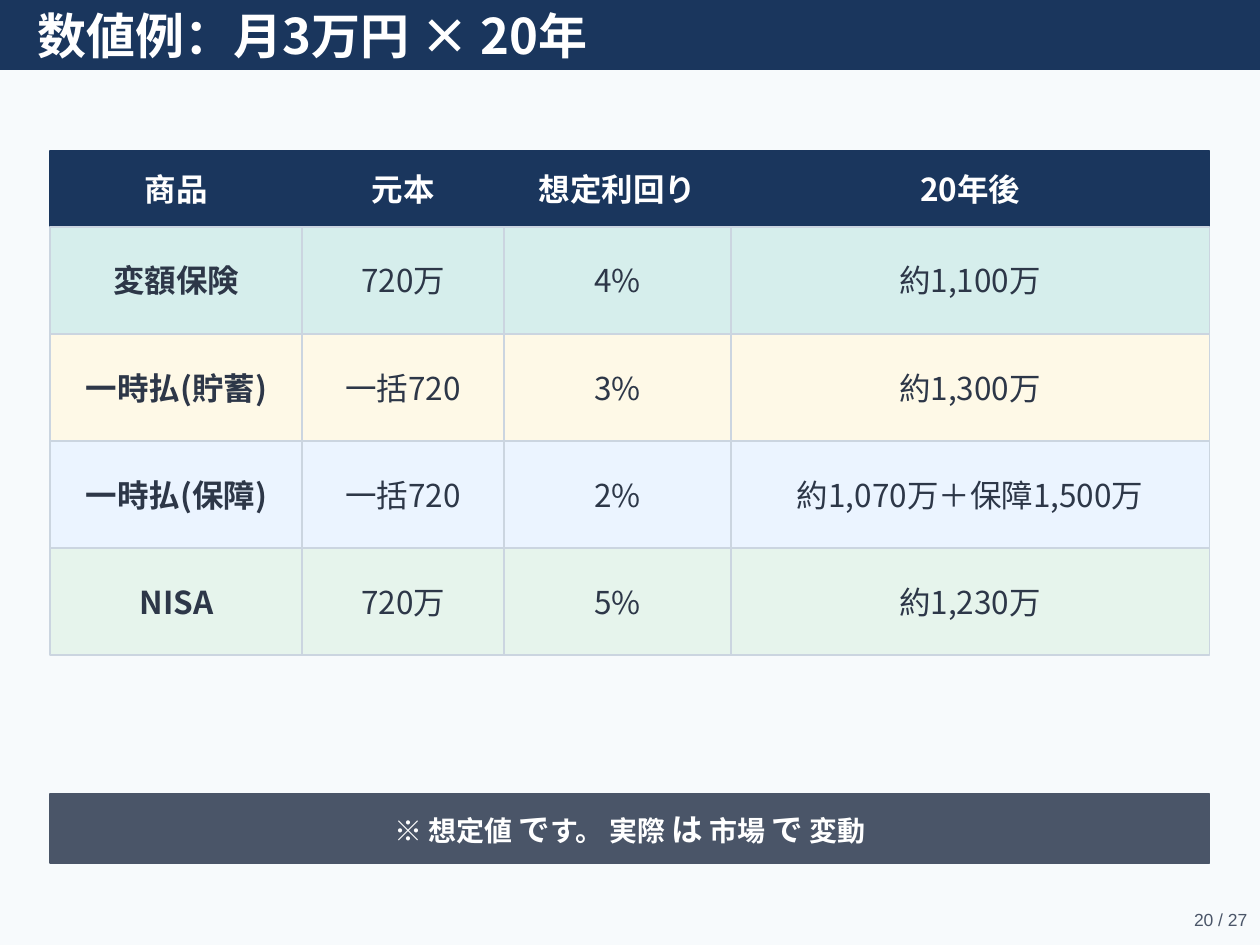
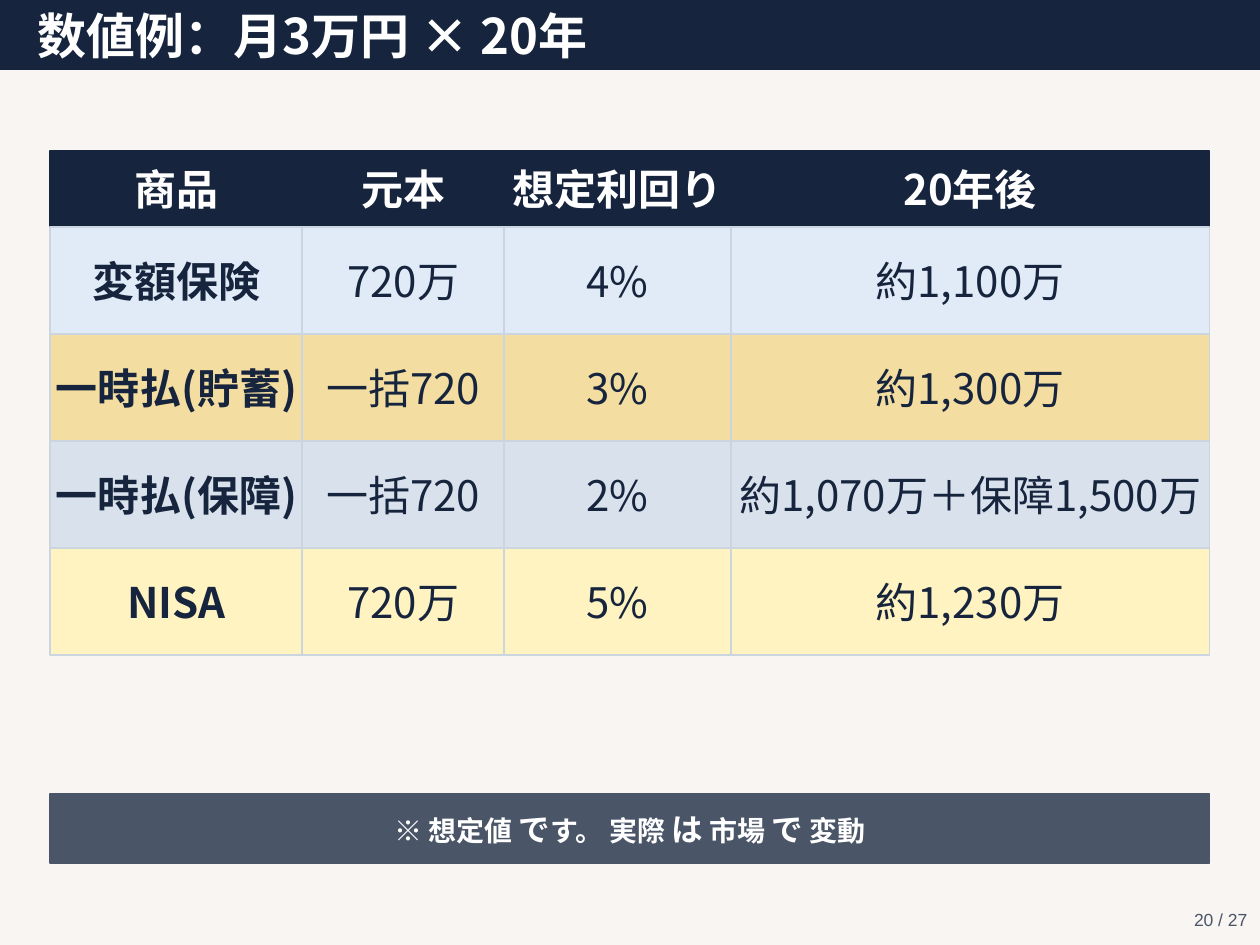
Before and after one commit to love2u2aya/seminar-hoken-vs-nisa, a slide deck: slide 20 of seminar_slides.pptx. Drawn at 1260x945 pixels with LibreOffice and Linux fonts; fonts in the diff are those of the drawing. Boxes give left, top, right and bottom in pixels: in the first picture for what was removed or moved away, otherwise in the second. Text is boxed around its words. In the diff, an @@ line names an element or a change of style, - is before the commit and + after.

Commit message:
デザイン全面リニューアル：Midnight Goldパレット＋2軸マトリクス配色
- カラー：Midnight Goldパレット採用（紺×金基調、シンプル化）
- 商品色：色相=目的（保障=青/貯蓄=黄）×明度=支払方法（一括=濃/毎月=薄）
  - 変額：薄い青 / 保障：濃い青 / NISA：薄い黄 / 貯蓄：濃い黄
- フォント：基本ボールド化＋最低24ptに引き上げ
- タイトルバー・強調ボックスを navy / gold に統一（色数を削減）
- 台本：スライド11.6追加（オルカン直近5年は異常値・モンテカルロで本来のブレを示す）

```diff
--- a/seminar_slides.pptx
+++ b/seminar_slides.pptx
@@ background #F7FAFC to #F8F5F2 @@
@@ size 18 to 24 pt in 4 elements at (134,169,218,209), (361,169,445,209), (512,169,722,209), (903,169,1037,209) @@
@@ fill #1A365D to #16253D; outline #1A365D 1 pt to #16253D 1 pt in 5 elements at (0,0,1260,69), (50,151,302,227), (302,151,504,227), (504,151,731,227), (731,151,1210,227) @@
@@ fill #D6EEEC to #E1EAF7 in 4 elements at (50,227,302,334), (302,227,504,334), (504,227,731,334), (731,227,1210,334) @@
@@ fill #FEF9E7 to #F4DDA1 in 4 elements at (50,334,302,441), (302,334,504,441), (504,334,731,441), (731,334,1210,441) @@
@@ fill #EBF4FF to #D9E2EC in 4 elements at (50,441,302,548), (302,441,504,548), (504,441,731,548), (731,441,1210,548) @@
@@ size 18 to 24 pt, text colour #2D3748 to #16253D in 16 elements at (92,261,260,301), (347,265,459,300), (586,265,648,298), (876,261,1065,305), (56,368,298,413), (326,368,480,408), (586,372,648,405), (876,368,1065,412), (56,475,298,520), (326,475,480,515), (586,479,648,512), (739,475,1201,519), (127,586,225,619), (347,586,459,621), (586,586,648,619), (876,582,1065,626) @@
@@ fill #E6F4EC to #FFF3C2 in 4 elements at (50,548,302,655), (302,548,504,655), (504,548,731,655), (731,548,1210,655) @@
```
Also in this commit, not shown: 26 other slides changed, 2 other files.
